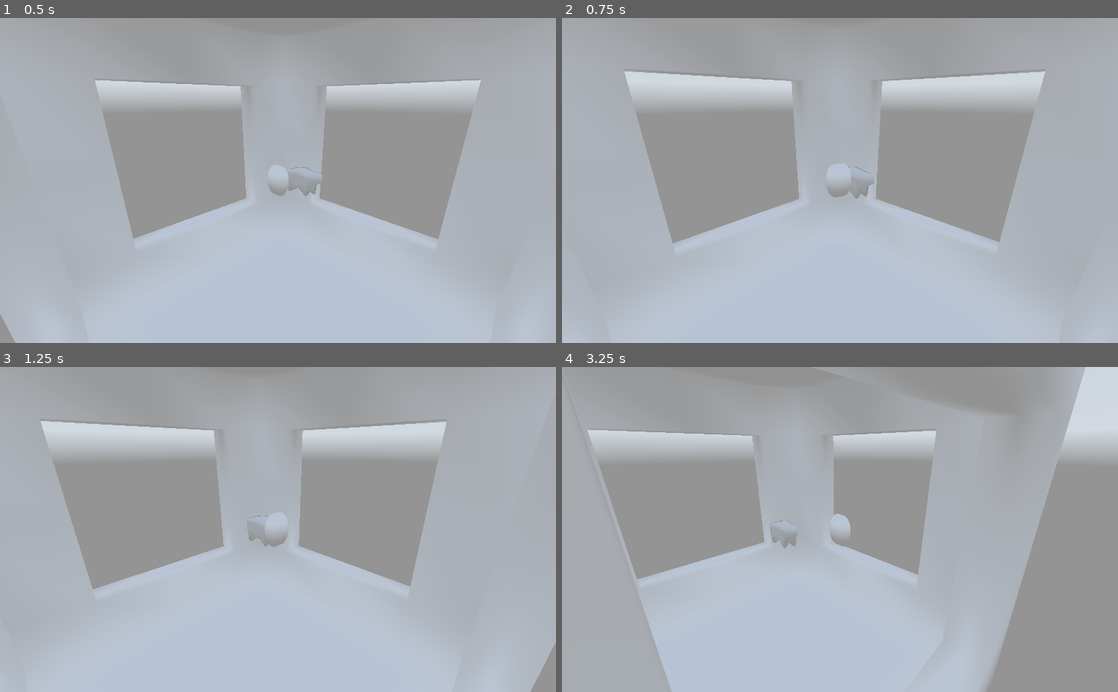
Above: before the commit, frames 1-4 (two rows, left to right).
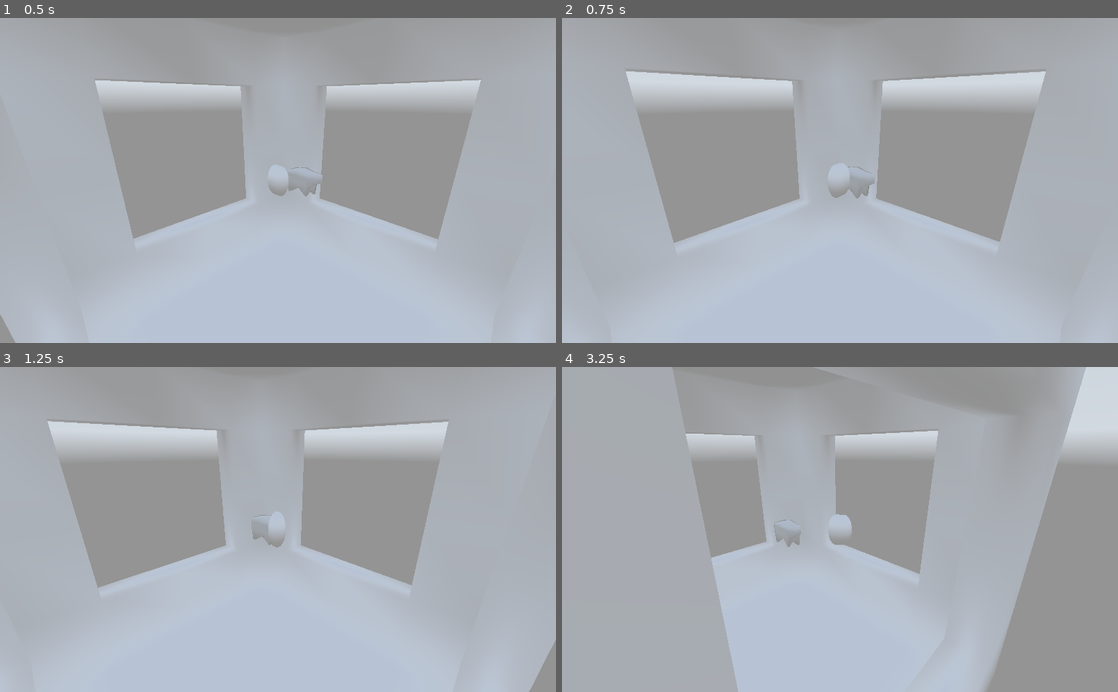
Above: after the commit, the same moments.

Repository: TheHyperMagi/Shepherd
Game: Godot game, scene res://Scenes/Field.tscn
The game is run twice, just before and just after one commit, with the same random seed, the same clock (stepped at 60 frames per second) and the same inputs. A sky picture missing from this copy of the repository is replaced by a grey-blue gradient.
Inputs (mouse positions are in pixels of both pictures, inside the frame that each line leads up to):
- Up to frame 1 (0.5 s): no input
- Up to frame 2 (0.75 s): tap Enter at 0.5 s; move the mouse to (962, 164) at 0.52 s; hold D (move_right) from 0.53 s (still down); tap Mouse wheel up (zoom_in) at 0.6 s
- Up to frame 3 (1.25 s): keep holding D (move_right)
- Up to frame 4 (3.25 s): move the mouse to (728, 545) at 1.27 s; release D (move_right) at 1.28 s; hold S (move_backwards) 1.28-2.03 s; tap Mouse wheel down (zoom_out) at 1.35, 2.85 s; move the mouse to (895, 458) at 2.02 s; hold D (move_right) 2.03-2.78 s; tap Mouse wheel up (zoom_in) at 2.1 s; move the mouse to (812, 594) at 2.77 s; hold W (move_forwards) from 2.78 s (still down)

Frame 1 is identical in both runs. In frame 2, 0.3% of the frame differs, in the area x 11-87%, y 16-70%; in frame 3, 1.1%; in frame 4, 11%, in the area x 4-95%, y 0-100%.

Commit message:
Hardcoded rotation fix for now

Diff:
--- a/Shepherd/Scripts/Shepherd.gd
+++ b/Shepherd/Scripts/Shepherd.gd
@@ -55,6 +55,7 @@
 		if input.z < 0:
 			desired_angle += 180
 
+	desired_angle += 45
 
 	#Smooth angle change
 	rotation_degrees.y = rad2deg(lerp_angle(deg2rad(rotation_degrees.y), deg2rad(desired_angle), 0.1))
